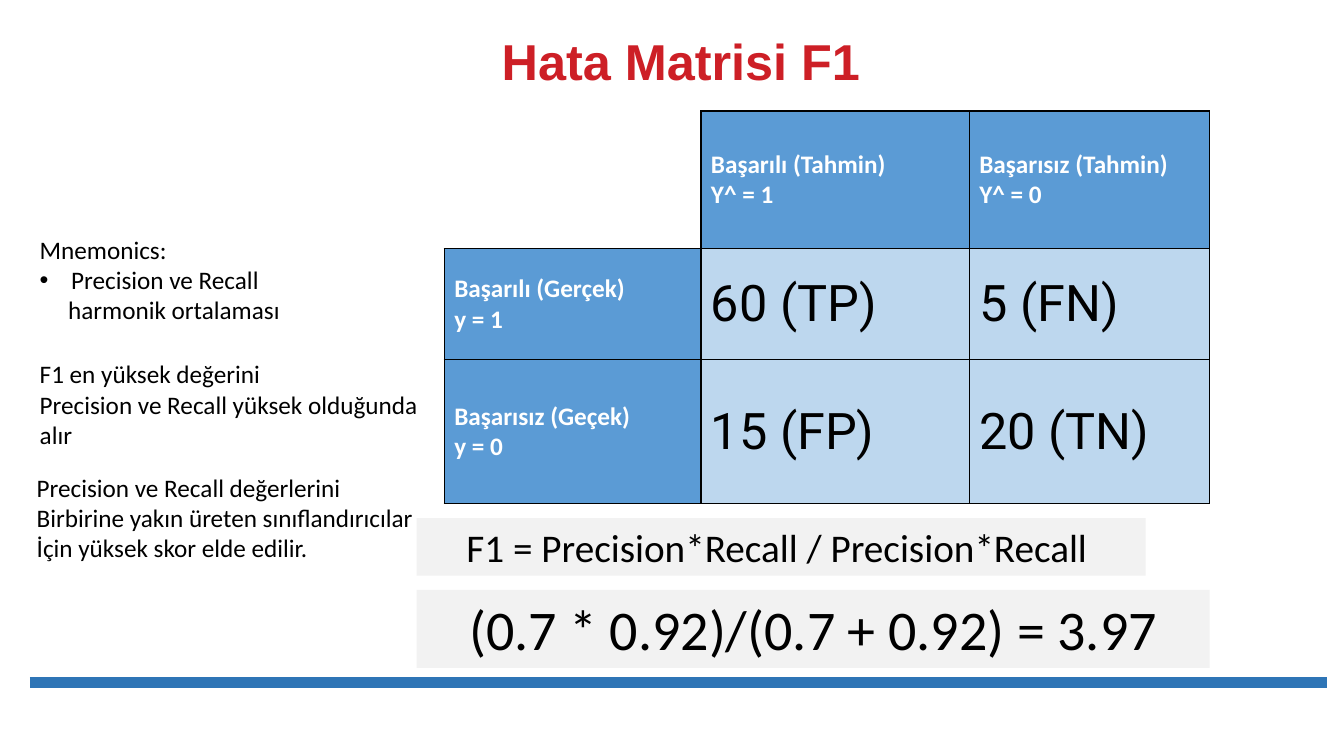
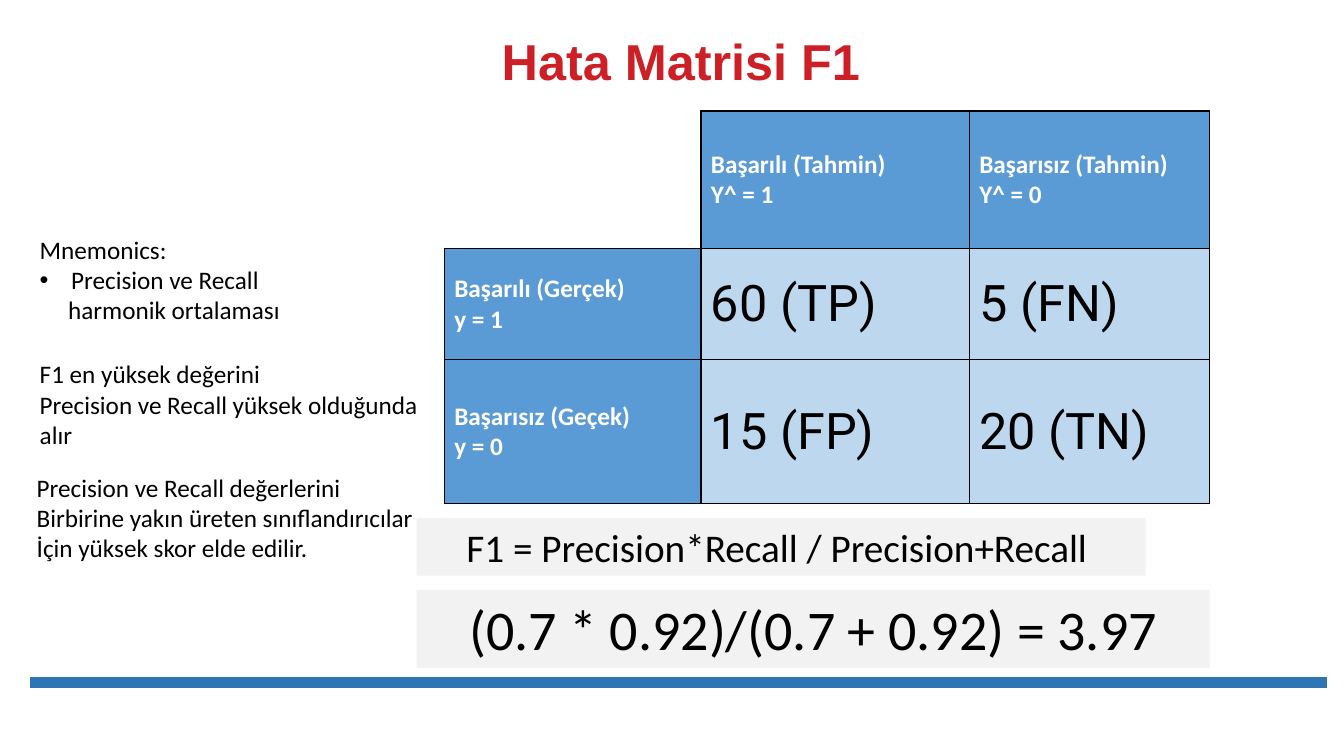
Before and after one commit to veribilimiokulu/bogazici-compec-python-ml, a slide deck: slide 11 of sunumlar/06_Hata_Matrisi_Yorumlama+.pptx. Drawn at 1344x756 pixels with LibreOffice and Linux fonts; fonts in the diff are those of the drawing. Boxes give left, top, right and bottom in pixels: in the first picture for what was removed or moved away, otherwise in the second. Text is boxed around its words. In the diff, an @@ line names an element or a change of style, - is before the commit and + after.

```diff
--- a/sunumlar/06_Hata_Matrisi_Yorumlama+.pptx
+++ b/sunumlar/06_Hata_Matrisi_Yorumlama+.pptx
@@ text in rectangle at <box>466,534,1087,563</box>: text changed @@
-F1 = Precision*Recall / Precision*Recall
+F1 = Precision*Recall / Precision+Recall
```
Also in this commit, not shown: 2 other files.
